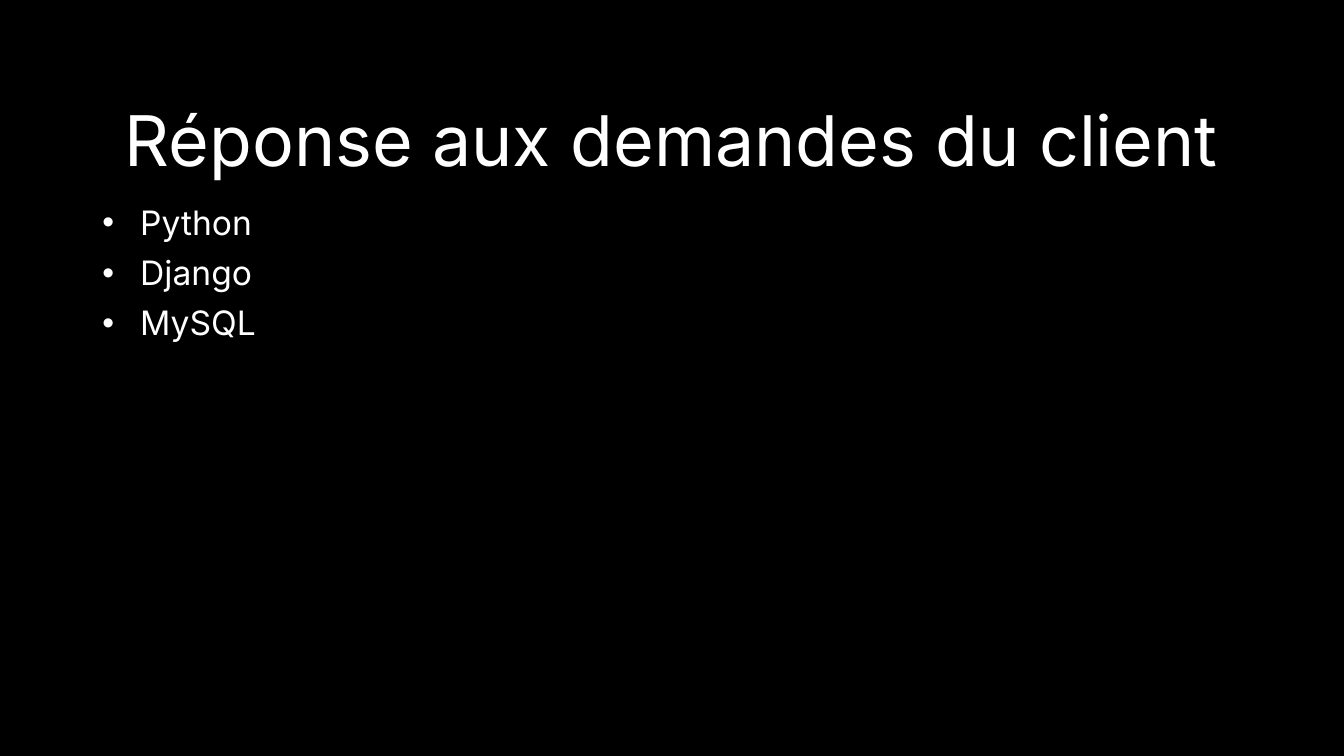
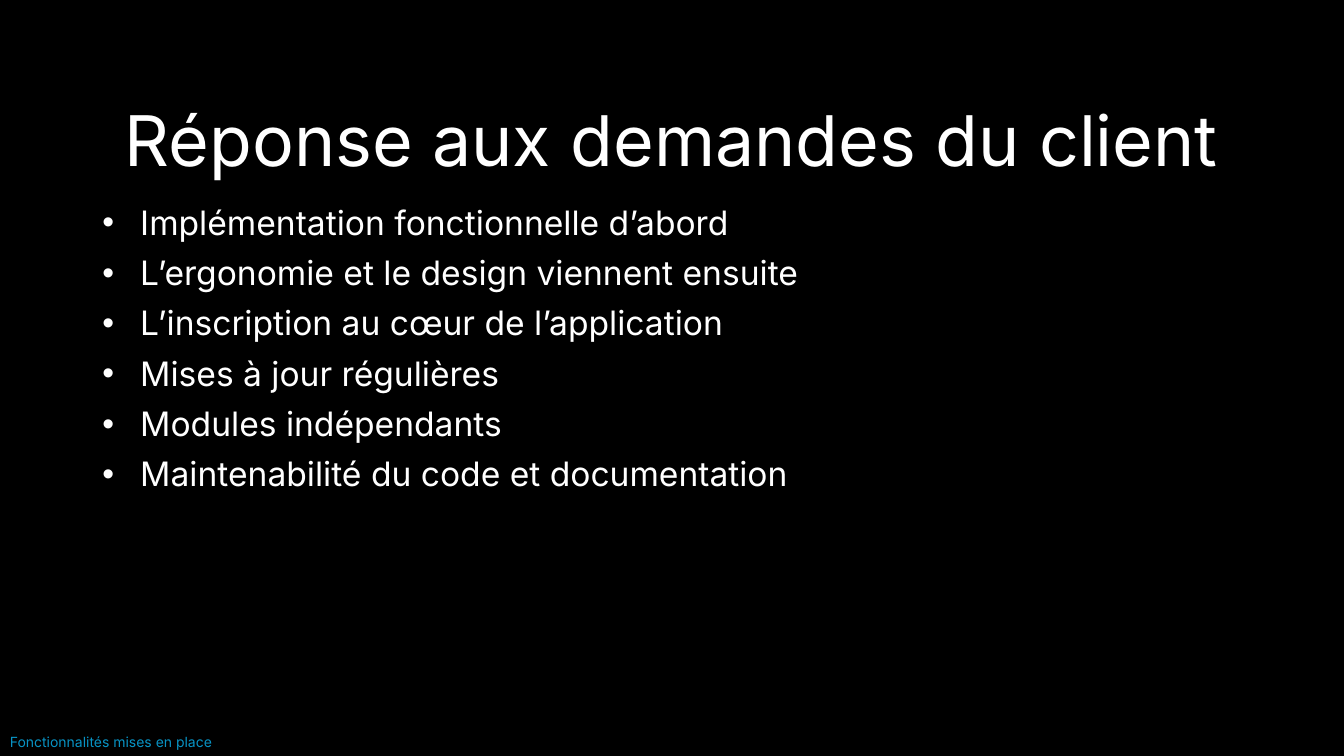
Before and after one commit to EDM115-org/Senescalade, a slide deck: slide 4 of Organisation/Rendus/Présentation Janvier 2024.pptx. Drawn at 1344x756 pixels with LibreOffice and Linux fonts; fonts in the diff are those of the drawing; background and template pictures are left out. Boxes give left, top, right and bottom in pixels: in the first picture for what was removed or moved away, otherwise in the second. Text is boxed around its words. In the diff, an @@ line names an element or a change of style, - is before the commit and + after.

```diff
--- a/Organisation/Rendus/Présentation Janvier 2024.pptx
+++ b/Organisation/Rendus/Présentation Janvier 2024.pptx
@@ text at <box>140,209,798,487</box>: text changed @@
-• Python
-• Django
-• MySQL
+• Implémentation fonctionnelle d’abord
+• L’ergonomie et le design viennent ensuite
+• L’inscription au cœur de l’application
+• Mises à jour régulières
+• Modules indépendants
+• Maintenabilité du code et documentation
@@ text added at <box>10,736,212,750</box>, 10 pt, text #0893C4 @@
+Fonctionnalités mises en place
```
Also in this commit, not shown: 4 other slides changed, 4 slides added, 2 slides removed.
